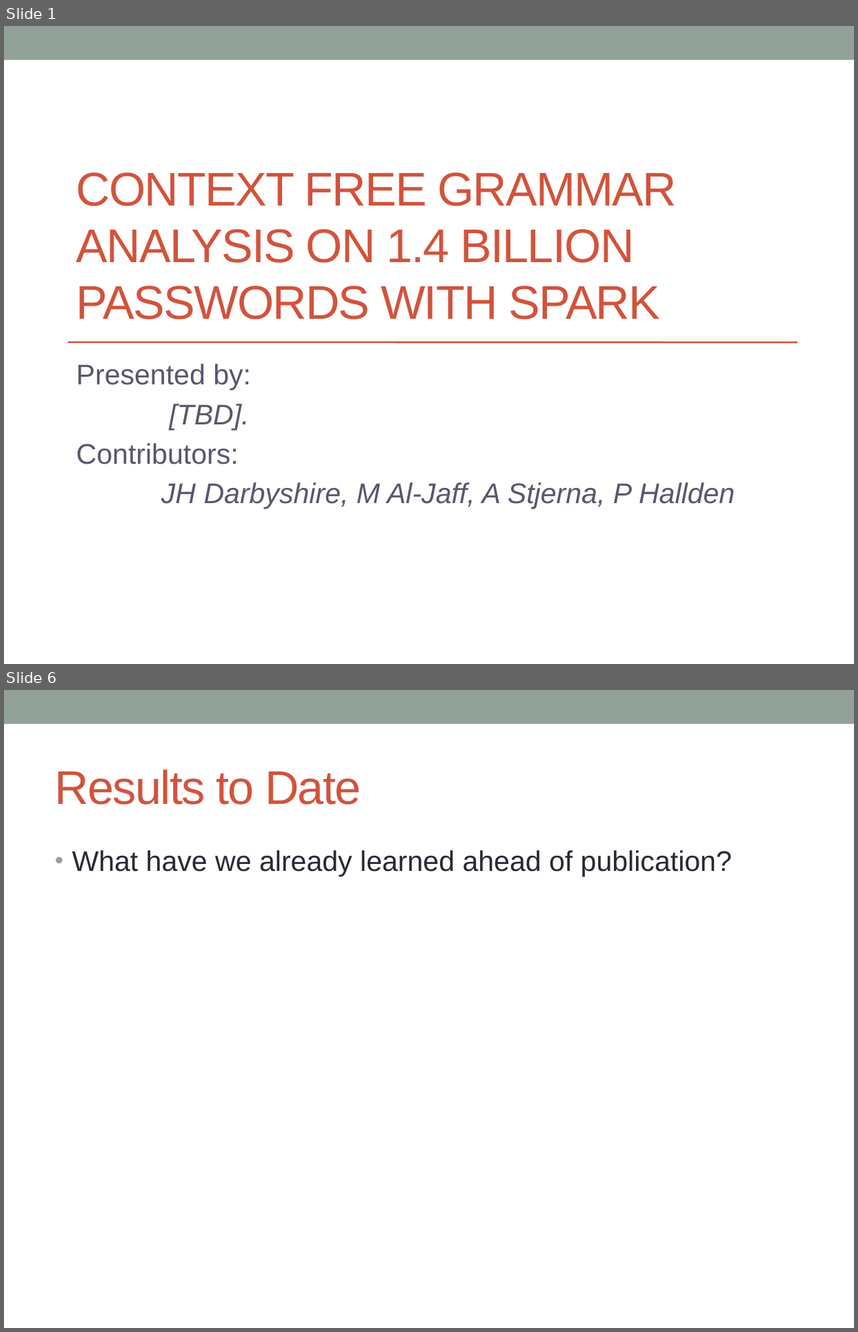
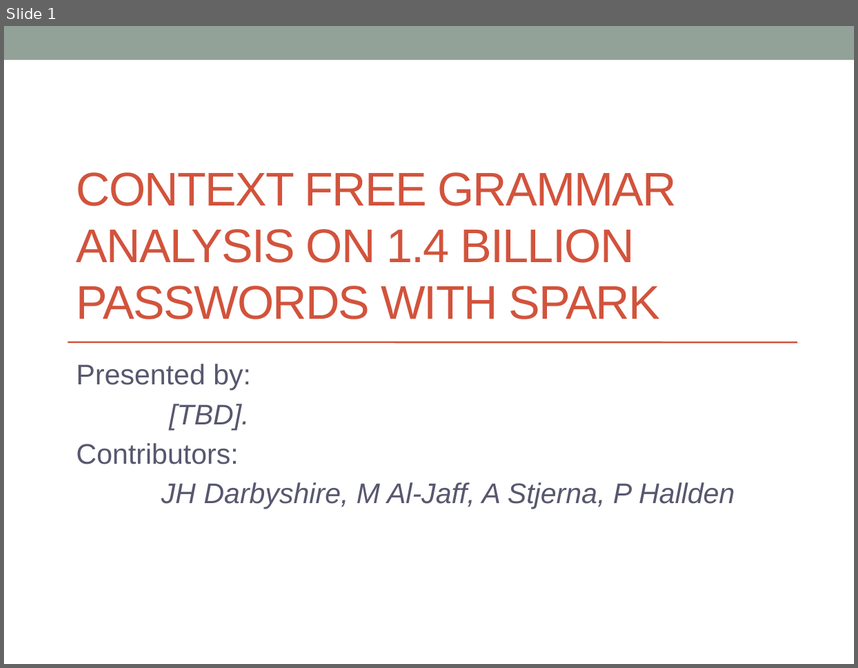
Before and after one commit to ldsa-project-g2/passwords, a slide deck: presentation/group_presentation.pptx. Shown one above the other, each under a label of ours: slides 1 and 6 before the commit, slide 1 after it; the slides between them are not shown. The pictures are 858x1332 and 858x668 pixels, drawn with LibreOffice and Linux fonts; fonts in the diff are those of the drawing. Boxes give left, top, right and bottom in pixels: in the first picture for what was removed or moved away, otherwise in the second. Text is boxed around its words. In the diff, an @@ line names an element or a change of style, - is before the commit and + after.

```diff
--- a/presentation/group_presentation.pptx
+++ b/presentation/group_presentation.pptx
@@ slide 6 removed at (4,690,854,1328), background #FFFFFF; not listed: 1 template element that a slide beside it also shows @@
@@ title removed at (55,769,361,805) @@
-Results to Date
@@ text removed at (72,850,732,877) @@
-• What have we already learned ahead of publication?
```
Also in this commit, not shown: 3 slides changed, 2 slides added, 1 other slide removed.
